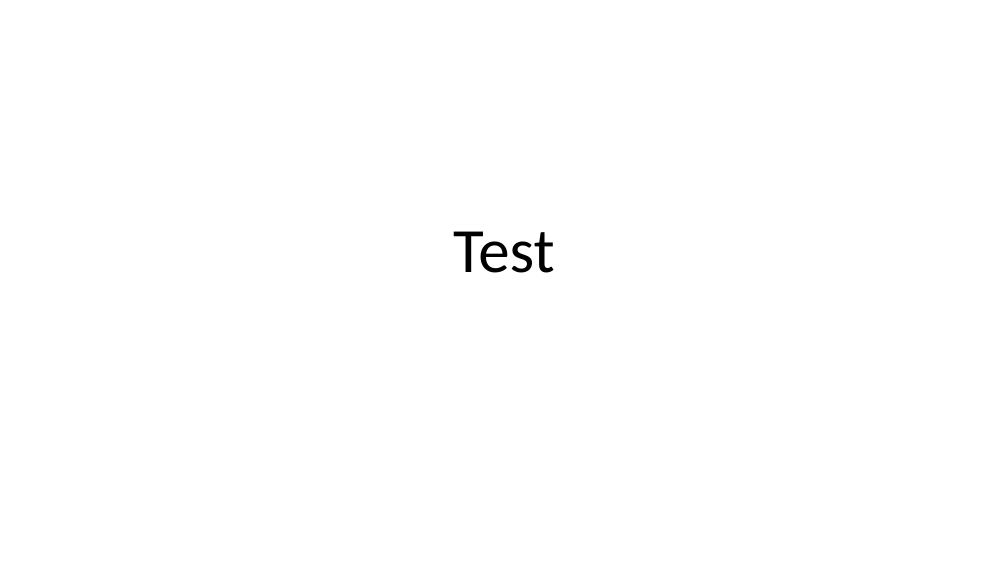
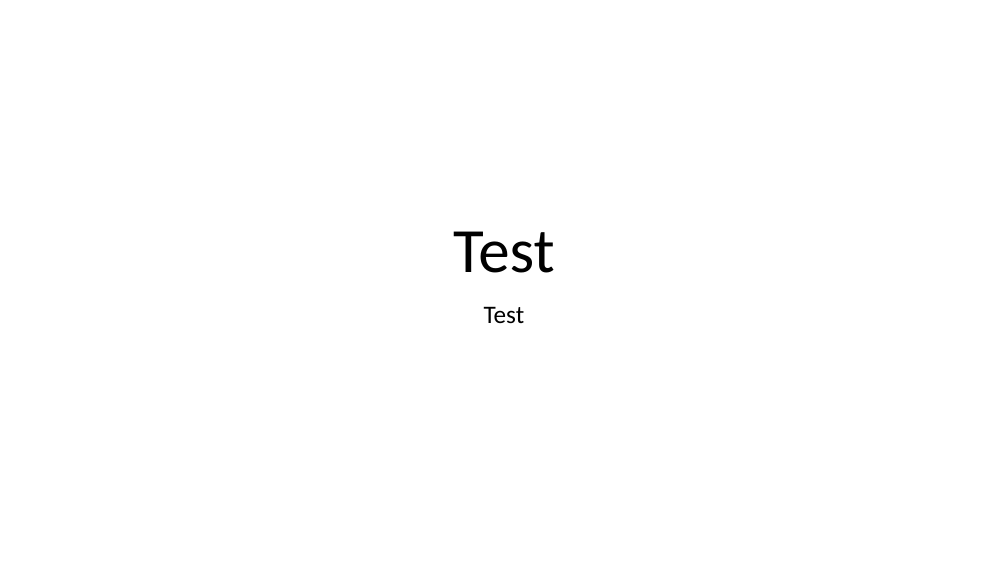
Before and after one commit to admivsn/powerpoint-test, a slide deck: slide 1 of Test.pptx. Drawn at 1008x567 pixels with LibreOffice and Linux fonts; fonts in the diff are those of the drawing. Boxes give left, top, right and bottom in pixels: in the first picture for what was removed or moved away, otherwise in the second. Text is boxed around its words. In the diff, an @@ line names an element or a change of style, - is before the commit and + after.

```diff
--- a/Test.pptx
+++ b/Test.pptx
@@ subtitle added at bbox=[484, 306, 525, 324], 24 pt, text #000000 @@
+Test
```
Also in this commit, not shown: 8 other files.
